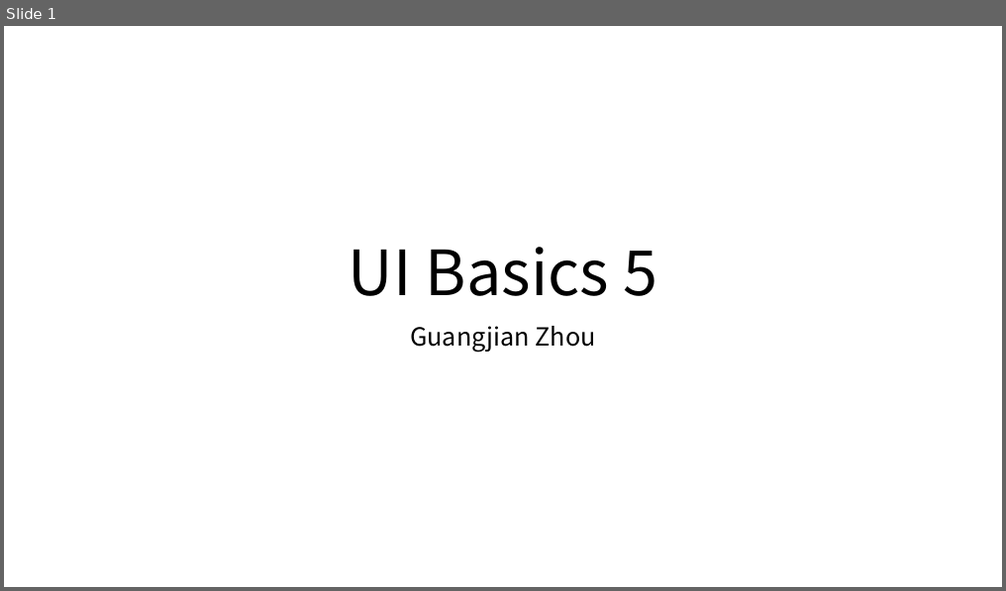
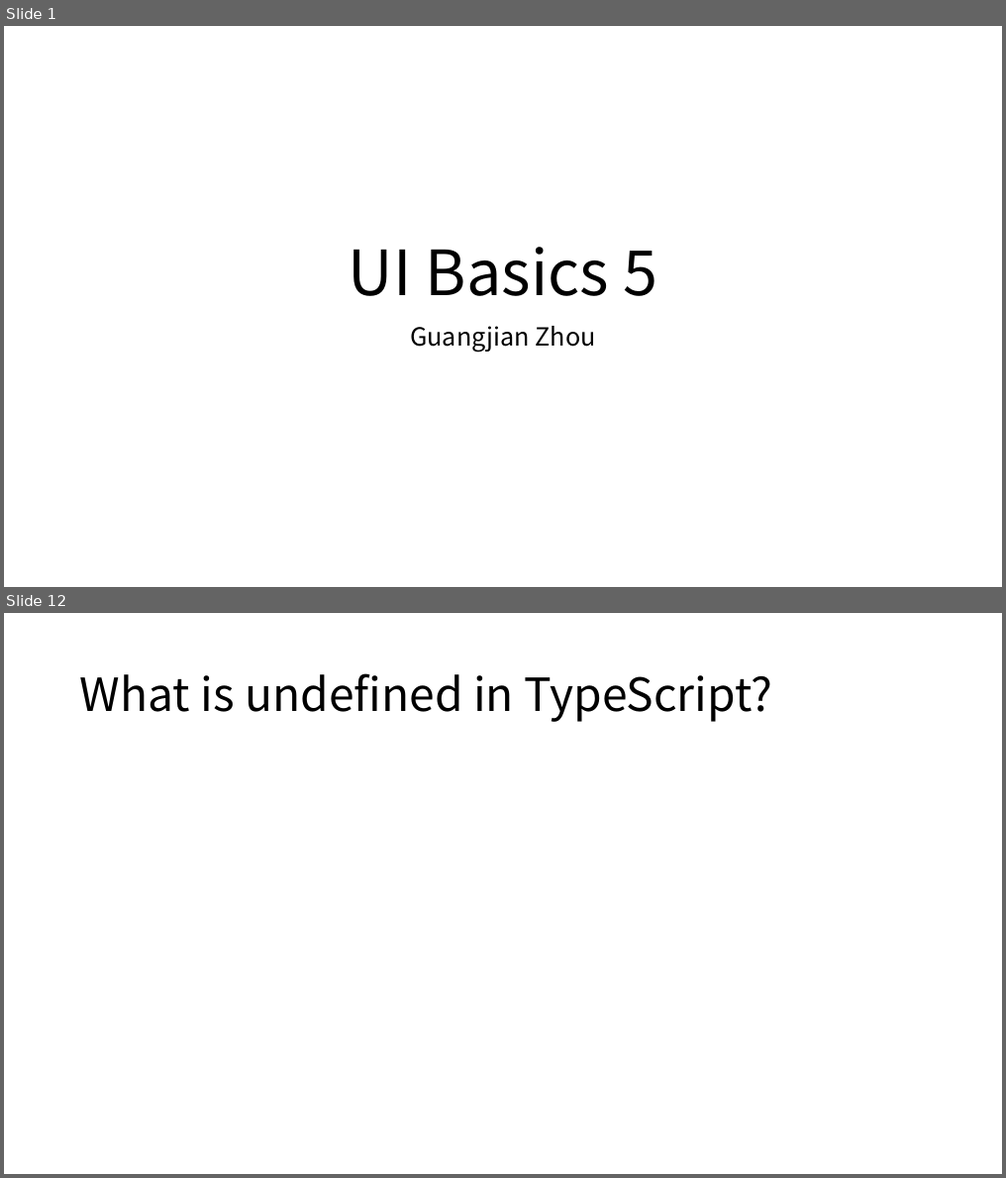
Before and after one commit to Marvioo/Cogent, a slide deck: Java Basics/UI Basics 5.pptx. Shown one above the other, each under a label of ours: slide 1 before the commit, slides 1 and 12 after it; the slides between them are not shown. The pictures are 1006x591 and 1006x1178 pixels, drawn with LibreOffice and Linux fonts; fonts in the diff are those of the drawing. Boxes give left, top, right and bottom in pixels: in the first picture for what was removed or moved away, otherwise in the second. Text is boxed around its words. In the diff, an @@ line names an element or a change of style, - is before the commit and + after.

```diff
--- a/Java Basics/UI Basics 5.pptx
+++ b/Java Basics/UI Basics 5.pptx
@@ slide 12 added at (4, 613, 1002, 1174), background #FFFFFF @@
@@ title added at (80, 673, 772, 722), 44 pt, text #000000 @@
+What is undefined in TypeScript?
```
Also in this commit, not shown: 14 other slides added.
